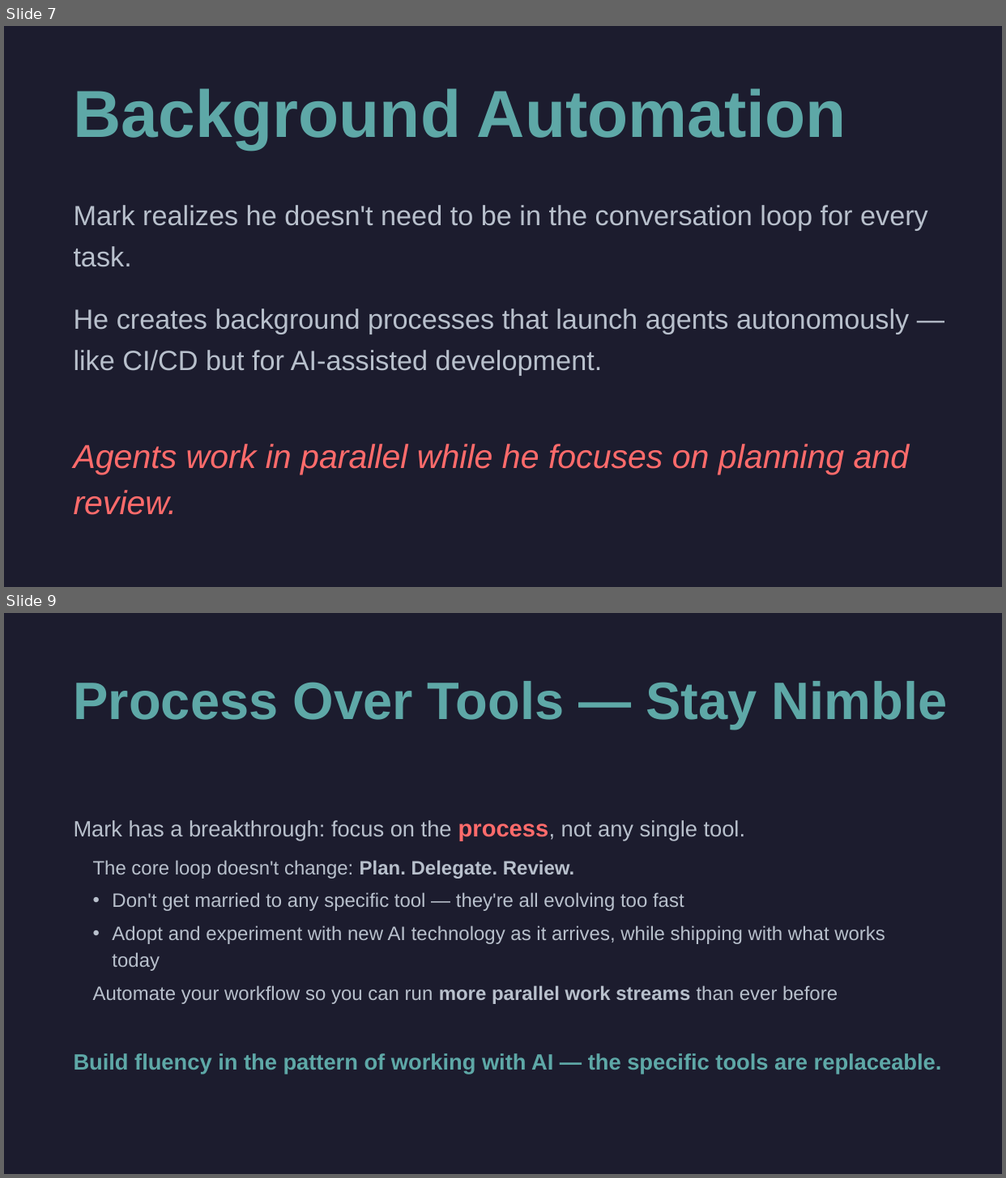
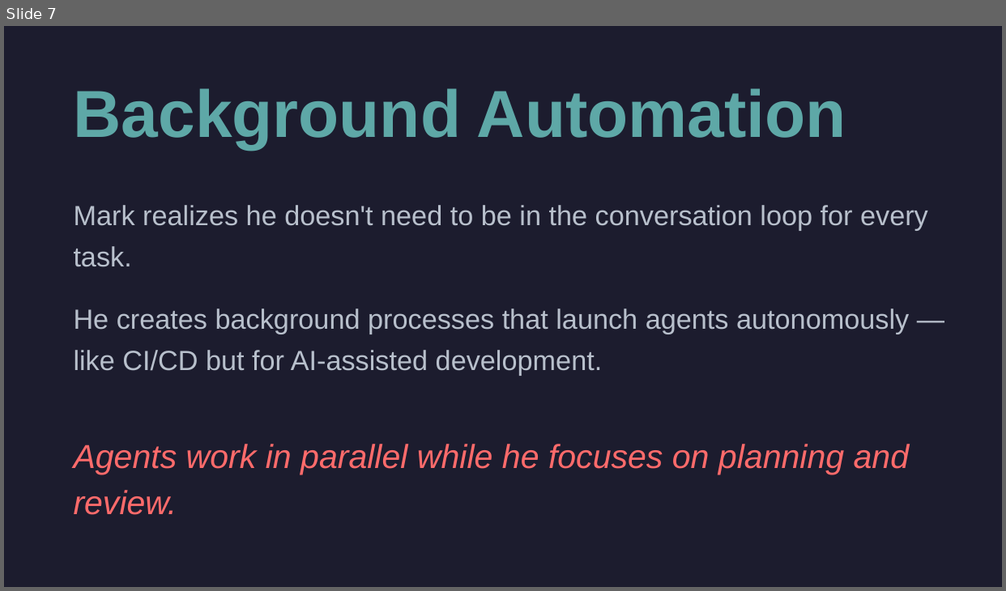
Before and after one commit to cirvine-MSFT/editless, a slide deck: docs/presentations/marks-journey-long.pptx. Shown one above the other, each under a label of ours: slides 7 and 9 before the commit, slide 7 after it; the slides between them are not shown. The pictures are 1006x1178 and 1006x591 pixels, drawn with LibreOffice and Linux fonts; fonts in the diff are those of the drawing. Boxes give left, top, right and bottom in pixels: in the first picture for what was removed or moved away, otherwise in the second. Text is boxed around its words. In the diff, an @@ line names an element or a change of style, - is before the commit and + after.

```diff
--- a/docs/presentations/marks-journey-long.pptx
+++ b/docs/presentations/marks-journey-long.pptx
@@ slide 9 removed at (4, 613, 1002, 1174), background #1C1C2E @@
@@ text removed at (74, 681, 948, 730) @@
-Process Over Tools — Stay Nimble
@@ text removed at (74, 820, 746, 841) @@
-Mark has a breakthrough: focus on the process, not any single tool.
@@ text removed at (93, 860, 885, 1004) @@
-• The core loop doesn't change: Plan. Delegate. Review.
-• Don't get married to any specific tool — they're all evolving too fast
-• Adopt and experiment with new AI technology as it arrives, while shipping with what works today
-• Automate your workflow so you can run more parallel work streams than ever before
@@ text removed at (74, 1054, 942, 1074) @@
-Build fluency in the pattern of working with AI — the specific tools are replaceable.
```
Also in this commit, not shown: 2 slides changed, 1 slide added, 7 other files.
